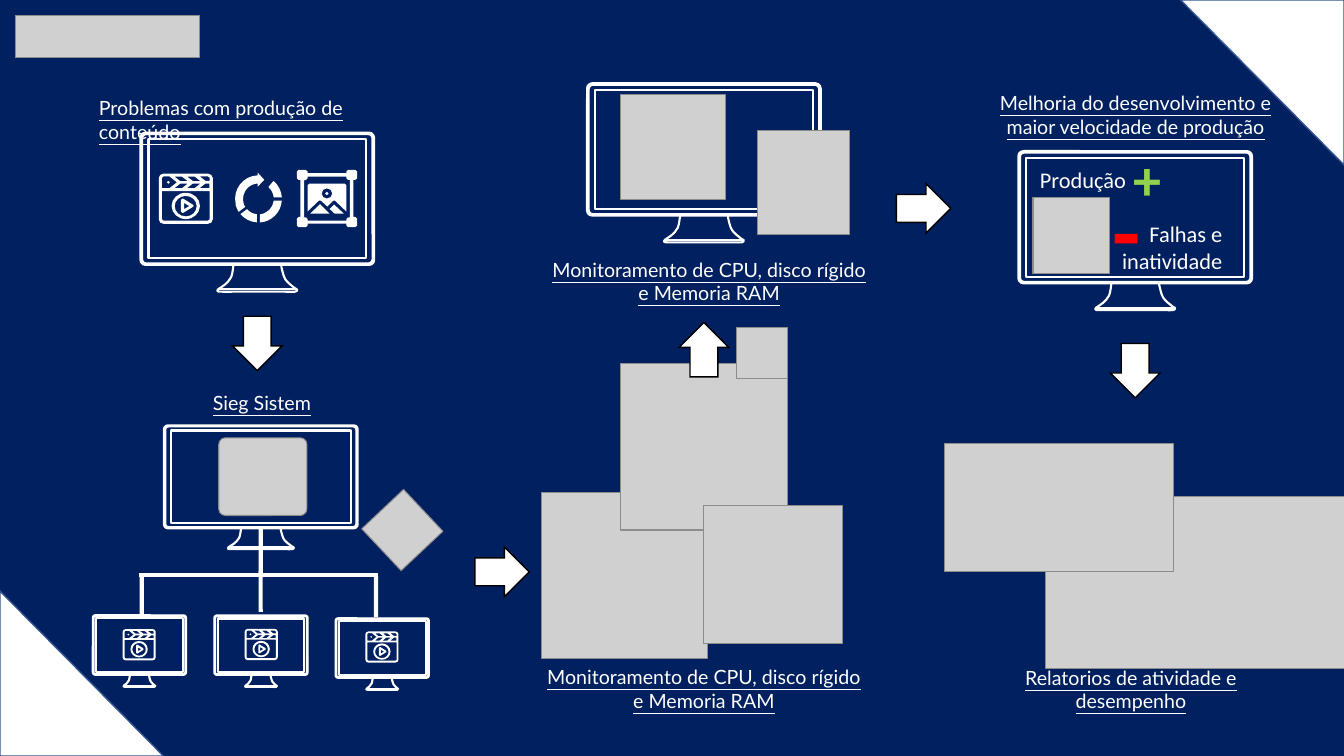
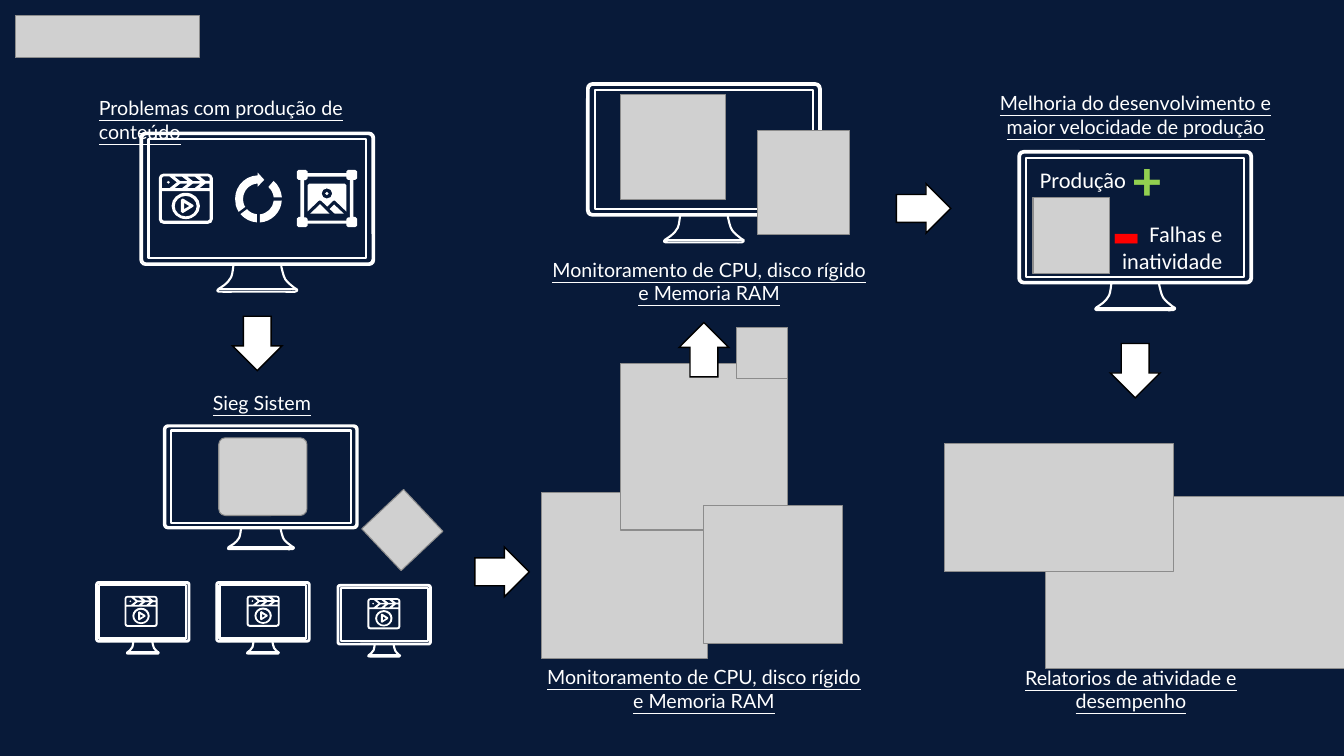
Before and after one commit to BandTec/Pantec, a slide deck: slide 1 of Documentação/HLD.pptx. Drawn at 1344x756 pixels with LibreOffice and Linux fonts; fonts in the diff are those of the drawing; grey boxes stand for pictures. Boxes give left, top, right and bottom in pixels: in the first picture for what was removed or moved away, otherwise in the second. Text is boxed around its words. In the diff, an @@ line names an element or a change of style, - is before the commit and + after.

```diff
--- a/Documentação/HLD.pptx
+++ b/Documentação/HLD.pptx
@@ background gradient #002060 to #ABC0E4 to #C7D5ED to gradient #081A39 to #ABC0E4 to #C7D5ED @@
@@ right triangle removed at [1181,0,1344,165] @@
@@ line removed from (261, 528) to (261, 575) @@
@@ right triangle removed at [0,591,163,756] @@
@@ rounded rectangle: place and size @@
-rounded rectangle at [93,615,186,675]
+rounded rectangle at [96,583,189,642]
@@ rectangle: place and size @@
-rectangle at [96,618,182,671]
+rectangle at [100,586,187,639]
@@ line removed from (139, 575) to (378, 575) @@
@@ line removed from (142, 575) to (142, 616) @@
@@ line removed from (261, 571) to (261, 612) @@
@@ line removed from (376, 577) to (376, 617) @@
@@ 14 freeform shapes, 4 rounded rectangles, 2 lines, 2 rectangles: place and size @@
-14 freeform shapes, 4 rounded rectangles, 2 lines, 2 rectangles at [123,616,429,690]
+14 freeform shapes, 4 rounded rectangles, 2 lines, 2 rectangles at [125,583,431,656]
@@ 1 freeform shape, 1 rounded rectangle, 1 line: place and size @@
-1 freeform shape, 1 rounded rectangle, 1 line at [94,616,186,687]
+1 freeform shape, 1 rounded rectangle, 1 line at [97,583,189,653]
```
Also in this commit, not shown: 4 other files.
